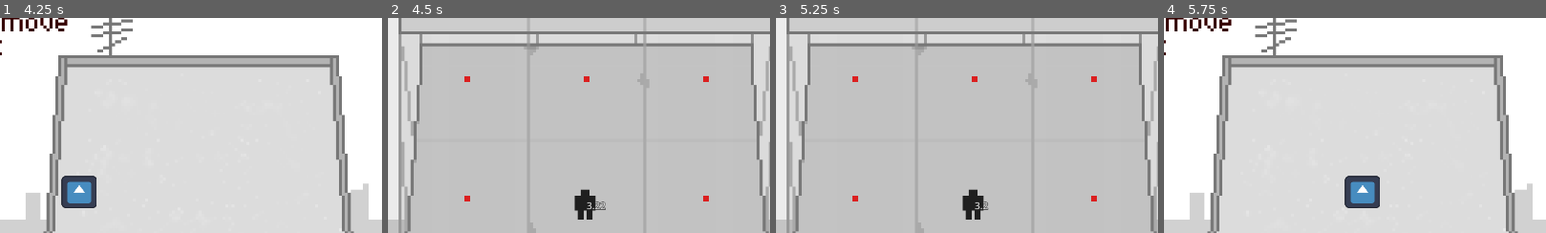
Above: before the commit, frames 1-4 (left to right).
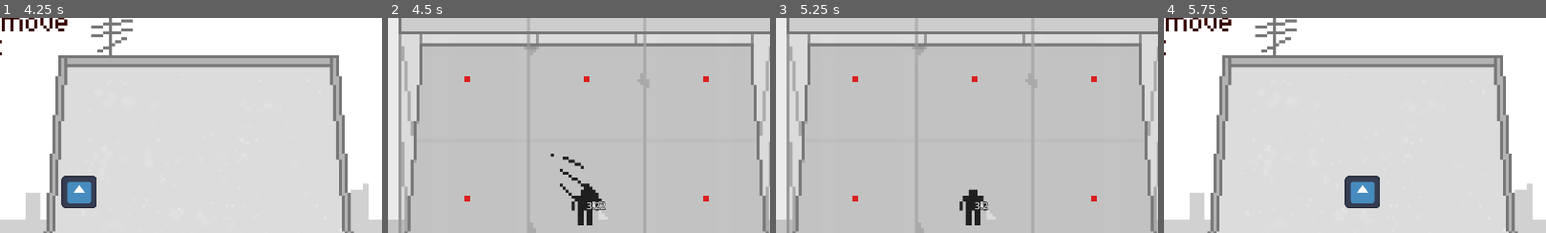
Above: after the commit, the same moments.

Repository: IsvyRed/Hatch
Game: Godot game, scene res://Gameplay Elements/rooftop.tscn
Two runs of this game, one before a commit and one after it. Both use one fixed random seed, a clock stepped at 60 frames per second and the inputs below. The engine's default icon, where the game draws it, is replaced by a stand-in: a white triangle on a blue panel in a dark square.
Inputs:
- Up to frame 1 (4.25 s): tap Enter at 0.5, 2, 3.5 s; hold Right (Right) 0.53-1.28 s; tap S (Attack) at 0.6, 2.3, 2.85 s; tap D (Attack1) at 0.8, 1.35, 3.05, 3.6 s; tap Space (Next Floor) at 1.25, 2.75 s; hold Down (Down) 1.28-2.03 s; tap F (Attack2) at 1.55, 2.1, 3.8 s; hold Right (Right) 2.03-2.78 s; hold Up (Up) 2.78-3.53 s; hold Left (Left) from 3.53 s (still down)
- Up to frame 2 (4.5 s): keep holding Left (Left); tap Space (Next Floor) at 4.25 s; tap F (Attack2) at 4.35 s
- Up to frame 3 (5.25 s): tap S (Attack) at 4.55 s; release Left (Left) at 5.03 s; hold Down (Down) from 5.03 s (still down); tap Space (Next Floor) at 5.1 s
- Up to frame 4 (5.75 s): keep holding Down (Down); tap D (Attack1) at 5.3 s
The pictures show only the part of the screen within x 24-74%, y 8-58%; the shares and areas given below are measured in that part.

Frame 1 is identical in both runs. In frame 2, 0.7% of the frame differs, in the area x 42-58%, y 63-97%; in frame 3, 0.3%; in frame 4, nothing differs.

Commit message:
Remaining movement anims and attack anims
Added the handling for attack animations as well as 2 attack animations,

Added the remaining movement animations from last version (up and down)

Diff:
--- a/Gameplay Elements/animation_handler.gd
+++ b/Gameplay Elements/animation_handler.gd
@@ -1,7 +1,9 @@
 extends Marker2D
 
 @onready var curState = $Idle
-@onready var states = {Vector2(0,-200): $Idle, Vector2(0,200): $Idle, Vector2(-200,0): $SwingH,Vector2(200,0): $SwingH,}
+@onready var states = {Vector2(0,-200): $SwingU, Vector2(0,200): $SwingD, Vector2(-200,0): $SwingH,Vector2(200,0): $SwingH,}
+var attackCount = 0
+@onready var attacks = [$Attack1,$Attack2]
 
 func _ready():
 	$Idle.play()
@@ -15,9 +17,18 @@
 	if direction == Vector2(-200,0):
 		curState.flip_h = true
 
+func playAttack():
+	attackCount += 1
+	attacks[attackCount%2].visible = true
+	attacks[attackCount%2].play()
 
 func _on_animation_finished():
 	curState.flip_h = false
 	curState.visible = false
+	curState = $Idle
 	$Idle.visible = true
 	$Idle.play()
+
+func on_attack_finished():
+	attacks[0].visible = false
+	attacks[1].visible = false
--- a/Gameplay Elements/player.tscn
+++ b/Gameplay Elements/player.tscn
@@ -8,6 +8,18 @@
 [ext_resource type="Texture2D" uid="uid://bukg1q5nihg36" path="res://Sprites/Player/PlayerSwingH2.png" id="6_35a03"]
 [ext_resource type="Texture2D" uid="uid://bqxk4kpwukj4q" path="res://Sprites/Player/PlayerSwingH3.png" id="7_2swth"]
 [ext_resource type="Texture2D" uid="uid://bjs6dx5kdihxg" path="res://Sprites/Player/PlayerSwingH4.png" id="8_54kuu"]
+[ext_resource type="Texture2D" uid="uid://cg547qa0t30pv" path="res://Sprites/Player/PlayerSwingU1.png" id="9_5lgkq"]
+[ext_resource type="Texture2D" uid="uid://ro2r5i4nywev" path="res://Sprites/Player/PlayerSwingU2.png" id="10_2063k"]
+[ext_resource type="Texture2D" uid="uid://cign268ul30sk" path="res://Sprites/Player/PlayerSwingU3.png" id="11_gfxpv"]
+[ext_resource type="Texture2D" uid="uid://x0sn5kf26c8j" path="res://Sprites/Player/PlayerSwingU4.png" id="12_7oiih"]
+[ext_resource type="Texture2D" uid="uid://dislaryeslqmb" path="res://Sprites/Player/PlayerSwingD1.png" id="13_5td2p"]
+[ext_resource type="Texture2D" uid="uid://b1w4tdw0cup7i" path="res://Sprites/Player/PlayerSwingD2.png" id="14_q4fvn"]
+[ext_resource type="Texture2D" uid="uid://d0h6is4itam37" path="res://Sprites/Player/PlayerSwingD3.png" id="15_ctpar"]
+[ext_resource type="Texture2D" uid="uid://dhbkq3etmxld7" path="res://Sprites/Player/PlayerSwingD4.png" id="16_nhk8h"]
+[ext_resource type="Texture2D" uid="uid://bslbyph265xqe" path="res://Sprites/Player/Attack1-1.png" id="17_5td2p"]
+[ext_resource type="Texture2D" uid="uid://dfxjtcaklvdx3" path="res://Sprites/Player/Attack1-2.png" id="18_q4fvn"]
+[ext_resource type="Texture2D" uid="uid://bg8p1nn02gxek" path="res://Sprites/Player/Attack2-1.png" id="19_ctpar"]
+[ext_resource type="Texture2D" uid="uid://d1ypm1r1x0l4e" path="res://Sprites/Player/Attack2-2.png" id="20_nhk8h"]
 
 [sub_resource type="SpriteFrames" id="SpriteFrames_dbv4j"]
 animations = [{
@@ -43,6 +55,74 @@
 "speed": 20.0
 }]
 
+[sub_resource type="SpriteFrames" id="SpriteFrames_7sqvo"]
+animations = [{
+"frames": [{
+"duration": 1.0,
+"texture": ExtResource("9_5lgkq")
+}, {
+"duration": 1.0,
+"texture": ExtResource("10_2063k")
+}, {
+"duration": 1.0,
+"texture": ExtResource("11_gfxpv")
+}, {
+"duration": 1.0,
+"texture": ExtResource("12_7oiih")
+}],
+"loop": false,
+"name": &"default",
+"speed": 20.0
+}]
+
+[sub_resource type="SpriteFrames" id="SpriteFrames_yt0ko"]
+animations = [{
+"frames": [{
+"duration": 1.0,
+"texture": ExtResource("13_5td2p")
+}, {
+"duration": 1.0,
+"texture": ExtResource("14_q4fvn")
+}, {
+"duration": 1.0,
+"texture": ExtResource("15_ctpar")
+}, {
+"duration": 1.0,
+"texture": ExtResource("16_nhk8h")
+}],
+"loop": false,
+"name": &"default",
+"speed": 20.0
+}]
+
+[sub_resource type="SpriteFrames" id="SpriteFrames_7fmjx"]
+animations = [{
+"frames": [{
+"duration": 1.0,
+"texture": ExtResource("17_5td2p")
+}, {
+"duration": 1.0,
+"texture": ExtResource("18_q4fvn")
+}],
+"loop": false,
+"name": &"default",
+"speed": 15.0
+}]
+
+[sub_resource type="SpriteFrames" id="SpriteFrames_u2ovt"]
+animations = [{
+"frames": [{
+"duration": 1.0,
+"texture": ExtResource("19_ctpar")
+}, {
+"duration": 1.0,
+"texture": ExtResource("20_nhk8h")
+}],
+"loop": false,
+"name": &"default",
+"speed": 15.0
+}]
+
 [sub_resource type="RectangleShape2D" id="RectangleShape2D_xxies"]
 size = Vector2(20, 41)
 
@@ -69,14 +149,27 @@
 scale = Vector2(5, 5)
 sprite_frames = SubResource("SpriteFrames_1ytrv")
 
-[node name="SwingU" type="Sprite2D" parent="AnimationHandler"]
+[node name="SwingU" type="AnimatedSprite2D" parent="AnimationHandler"]
 visible = false
+scale = Vector2(5, 5)
+sprite_frames = SubResource("SpriteFrames_7sqvo")
 
-[node name="SwingD" type="Sprite2D" parent="AnimationHandler"]
+[node name="SwingD" type="AnimatedSprite2D" parent="AnimationHandler"]
 visible = false
+scale = Vector2(5, 5)
+sprite_frames = SubResource("SpriteFrames_yt0ko")
+
+[node name="Attack1" type="AnimatedSprite2D" parent="AnimationHandler"]
+visible = false
+scale = Vector2(5, 5)
+sprite_frames = SubResource("SpriteFrames_7fmjx")
+
+[node name="Attack2" type="AnimatedSprite2D" parent="AnimationHandler"]
+visible = false
+scale = Vector2(5, 5)
+sprite_frames = SubResource("SpriteFrames_u2ovt")
 
 [node name="CollisionShape2D" type="CollisionShape2D" parent="."]
-position = Vector2(0, -10.5)
 shape = SubResource("RectangleShape2D_xxies")
 
 [node name="SlideTimer" type="Timer" parent="."]
@@ -97,6 +190,10 @@
 one_shot = true
 
 [connection signal="animation_finished" from="AnimationHandler/SwingH" to="AnimationHandler" method="_on_animation_finished"]
+[connection signal="animation_finished" from="AnimationHandler/SwingU" to="AnimationHandler" method="_on_animation_finished"]
+[connection signal="animation_finished" from="AnimationHandler/SwingD" to="AnimationHandler" method="_on_animation_finished"]
+[connection signal="animation_finished" from="AnimationHandler/Attack1" to="AnimationHandler" method="on_attack_finished"]
+[connection signal="animation_finished" from="AnimationHandler/Attack2" to="AnimationHandler" method="on_attack_finished"]
 [connection signal="timeout" from="SlideTimer" to="." method="_on_slide_timer_timeout"]
 [connection signal="timeout" from="GameOverTimer" to="." method="_on_game_over_timer_timeout"]
 [connection signal="timeout" from="ResetTimer" to="." method="_on_reset_timer_timeout"]
--- a/Scripts/player.gd
+++ b/Scripts/player.gd
@@ -101,6 +101,7 @@
 			afterImage.position = position + lastDirection
 			afterImage.play()
 		if Input.is_action_just_pressed("Attack") or Input.is_action_just_pressed("Attack1") or Input.is_action_just_pressed("Attack2"):
+			$AnimationHandler.playAttack()
 			if has_overlapping_areas():
 				get_overlapping_areas()[0].takeDamage()
 			else:
Not shown: 1 places in Gameplay Elements/player.tscn that only renumber resources
Binary file added: Sprites/Player/Attack1-1.png
Not shown, added: Sprites/Player/Attack1-1.png.import
Binary file added: Sprites/Player/Attack1-2.png
Not shown, added: Sprites/Player/Attack1-2.png.import
Binary file added: Sprites/Player/Attack1.aseprite
Binary file added: Sprites/Player/Attack2-1.png
Not shown, added: Sprites/Player/Attack2-1.png.import
Binary file added: Sprites/Player/Attack2-2.png
Not shown, added: Sprites/Player/Attack2-2.png.import
Binary file added: Sprites/Player/Attack2.aseprite
Binary file changed: Sprites/Player/PlayerIdle.aseprite
(and 24 more such lines)
